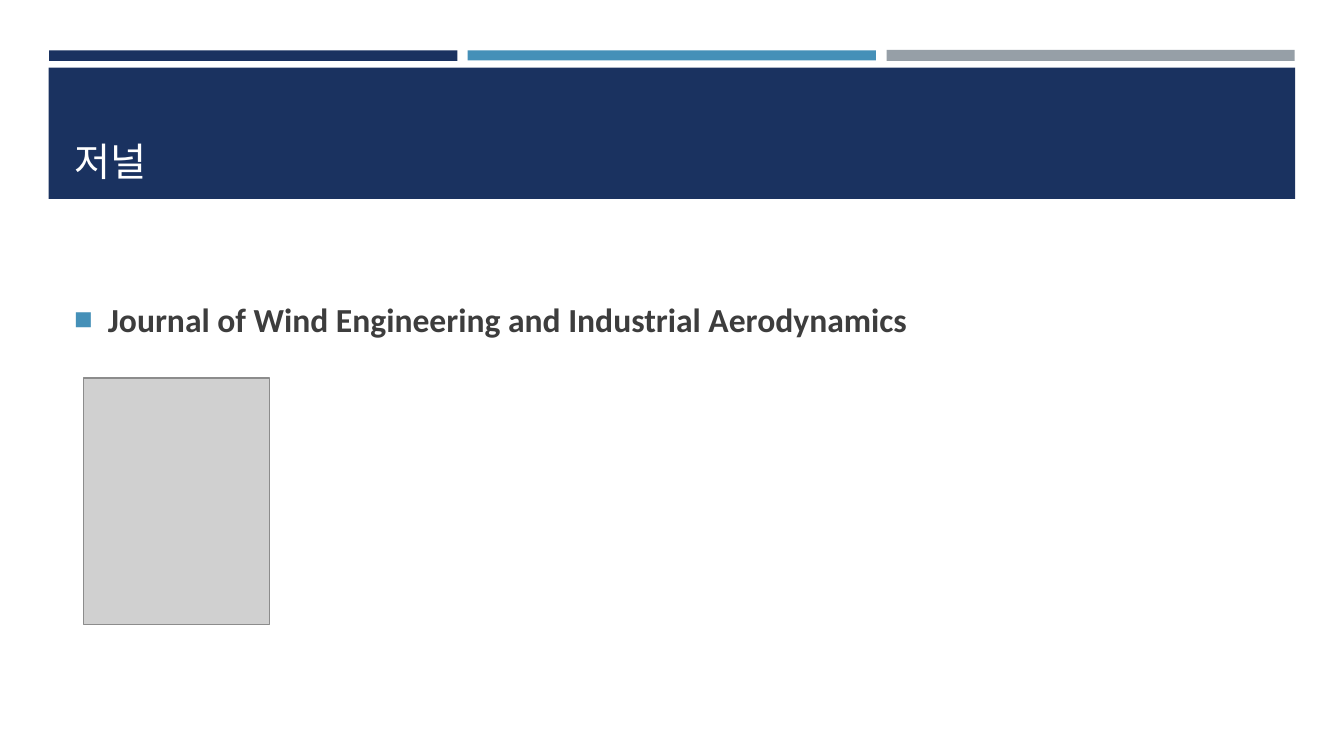
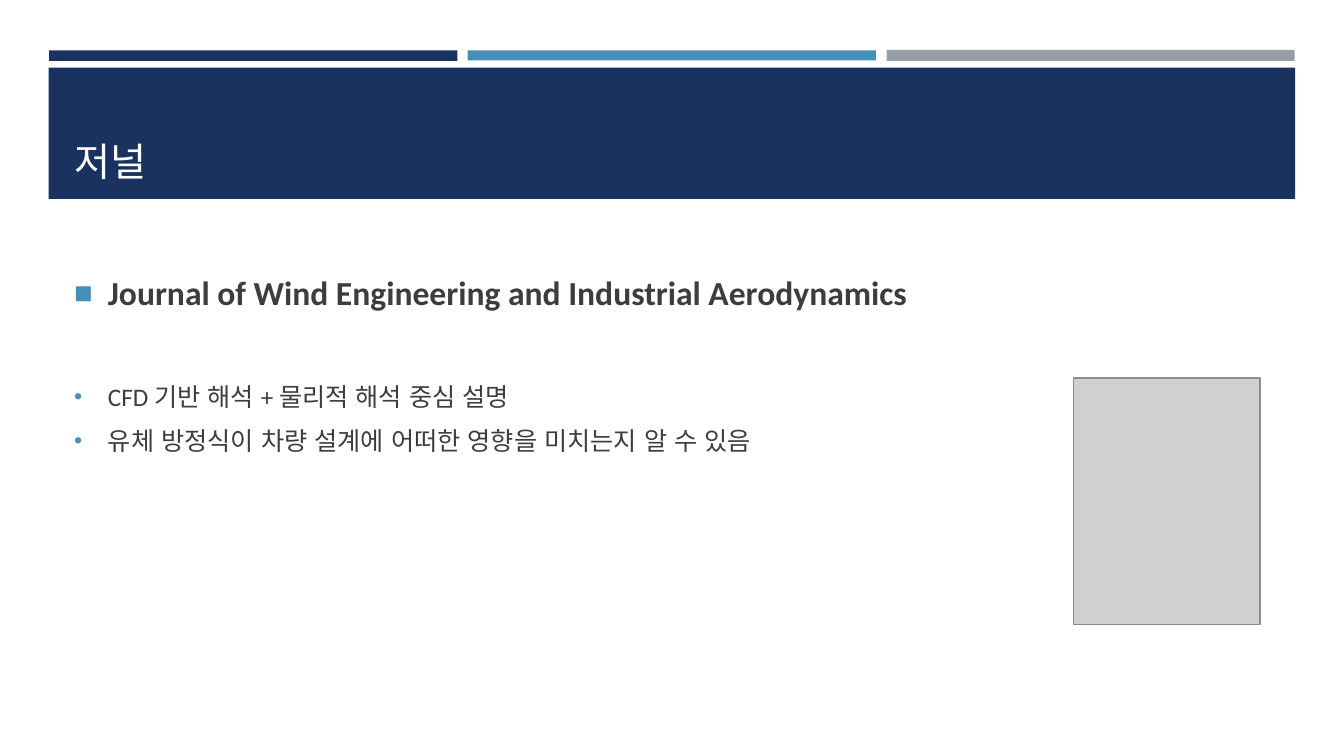
Before and after one commit to dbsdn541-ui/CSE--, a slide deck: slide 2 of CFD_저널 분석 ppt.pptx. Drawn at 1344x756 pixels with LibreOffice and Linux fonts; fonts in the diff are those of the drawing; grey boxes stand for pictures. Boxes give left, top, right and bottom in pixels: in the first picture for what was removed or moved away, otherwise in the second. Text is boxed around its words. In the diff, an @@ line names an element or a change of style, - is before the commit and + after.

```diff
--- a/CFD_저널 분석 ppt.pptx
+++ b/CFD_저널 분석 ppt.pptx
@@ text "Journal of Wind Engineering and ...": place and size @@
-text "Journal of Wind Engineering and ..." at bbox=[108, 308, 906, 338]
+text "Journal of Wind Engineering and ..." at bbox=[108, 281, 906, 452]
@@ text at bbox=[108, 385, 750, 452]: paragraphs added @@
+• CFD 기반 해석 + 물리적 해석 중심 설명
+• 유체 방정식이 차량 설계에 어떠한 영향을 미치는지 알 수 있음
@@ picture: place and size @@
-picture at bbox=[84, 378, 270, 624]
+picture at bbox=[1074, 378, 1260, 624]
```
Also in this commit, not shown: 9 other slides changed, 2 slides added.
